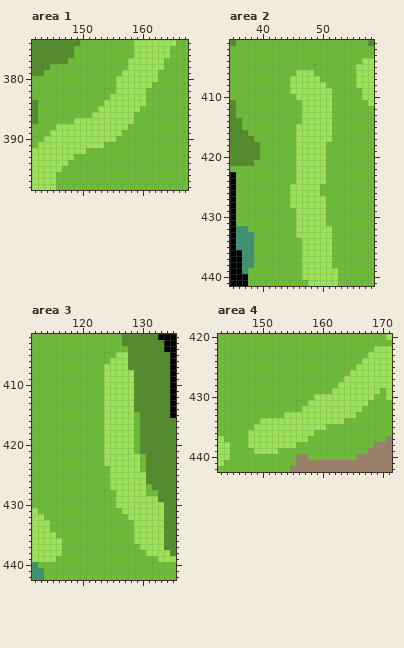
Pixel-art file -- Arte/Escenarios/junglaN.aseprite. This is how it looked before the edit.
1024x512 pixels, 1 frame. Colours within 5 levels of each other are drawn and written as one. Shown: area 1: x 142..167, y 374..398; area 2: x 35..58, y 401..441; area 3: x 112..135, y 402..442; area 4: x 143..171, y 420..442. The commit also changed other parts of the picture, which this record leaves out.
Now the later version:
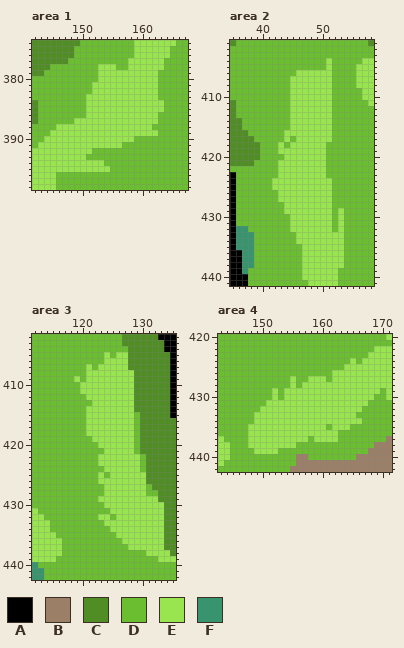
Palette (. is transparent): A #000000  B #9b8067  C #508d25  D #6abe30  E #99e550  F #37946e
Edits made:
Changed rows in their new state; - is an unchanged pixel.
Area 1, layer "Caseta":
first column x 147:
378 ------EEE--------
379 ------EEEE-------
380 ------EEE--------
381 -----EEEE------E-
382 -----EEEE-----EE-
383 ----EEEE------EE-
384 ----EEE-------EEE
385 ----EE-------EEEE
386 ----E-------EEEE-
387 ------------EEEE-
388 -----------EEEE--
389 ----------EEEEEE-
390 ---------EEE-----
391 -------EEE-------
392 ----E------------
393 --EE-------------
394 -EEEEEE----------
395 EEEEEEEE---------
Area 2, layer "Caseta":
first column x 42:
404 ---------E--
405 ---------E--
406 -------EEE--
407 --------EE--
408 ---------E--
410 ---E--------
411 ---EE-------
412 ---EE-------
413 ---EE-------
414 ---EE-------
415 ---E--------
416 --EE--------
417 --E---------
418 -E-E--------
419 -EEE--------
420 --EE--------
421 -EEE--------
422 -EEE--------
423 -EEE--------
424 EEEE-----E--
425 EEE-----EE--
426 -EE-----EE--
427 -EE------E--
428 --E------E--
429 --EE-----E-E
430 ---E-----E-E
431 ---E-----E-E
432 ---E-------E
433 ----------EE
434 ----E-----EE
435 ----------EE
436 ----------EE
437 ----------EE
438 ----------EE
Area 3, layer "Caseta":
first column x 119:
405 -----E-----
406 -----E-----
407 --E-E------
408 --EEE------
409 E-EEE------
410 -EEEE------
411 -EEEE------
412 --EEE------
413 ---EE------
414 --EEE------
415 --EEE------
416 --EEE------
417 --EEE------
418 --EEE------
419 ---EE------
420 ----E------
422 ----E------
423 ----E------
424 -----E-----
425 ----E------
426 ----EE-----
427 -----E-----
428 -----EE----
429 ----EEE----
430 -----EE----
431 ------EE---
432 ----EE-EE--
433 -----EEEEE-
434 ------EEEE-
435 -------EEE-
436 --------EE-
437 ---------EE
Area 4, layer "Caseta":
first column x 148:
424 -----------------E-
425 ----------------EE-
426 --------------EEE--
427 -------E--EEE-EE---
428 -------E-EEEEEE----
429 ----E-EEEEEEEE-----
430 ----E-EEEEE--------
431 ---EEEEEEE---------
432 --EEEEEEE----------
433 -EEEEE-------------
434 -E--------------EEE
435 E-------------EEE--
436 -----------EEEE----
437 -----------EEEE----
